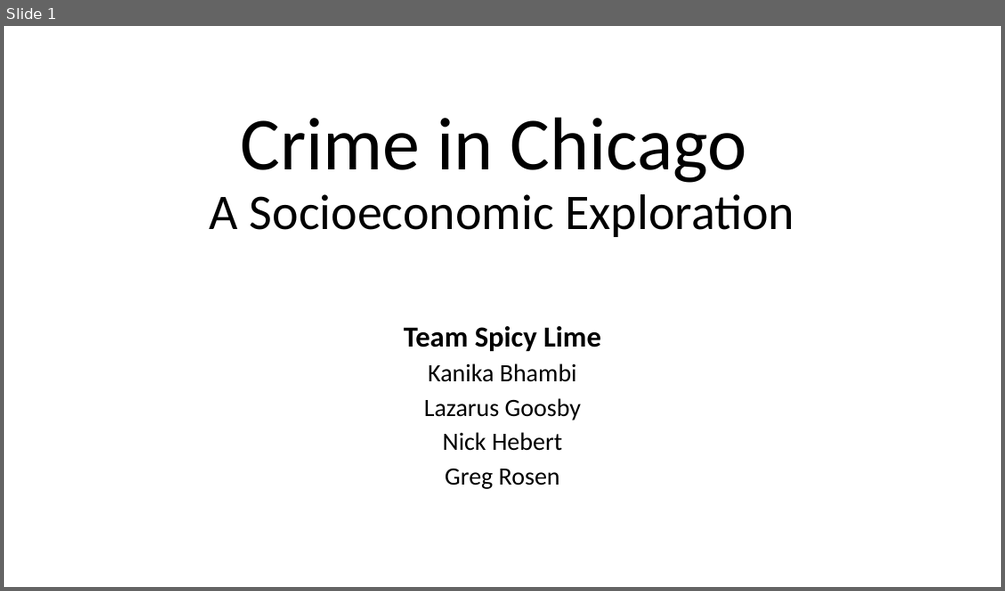
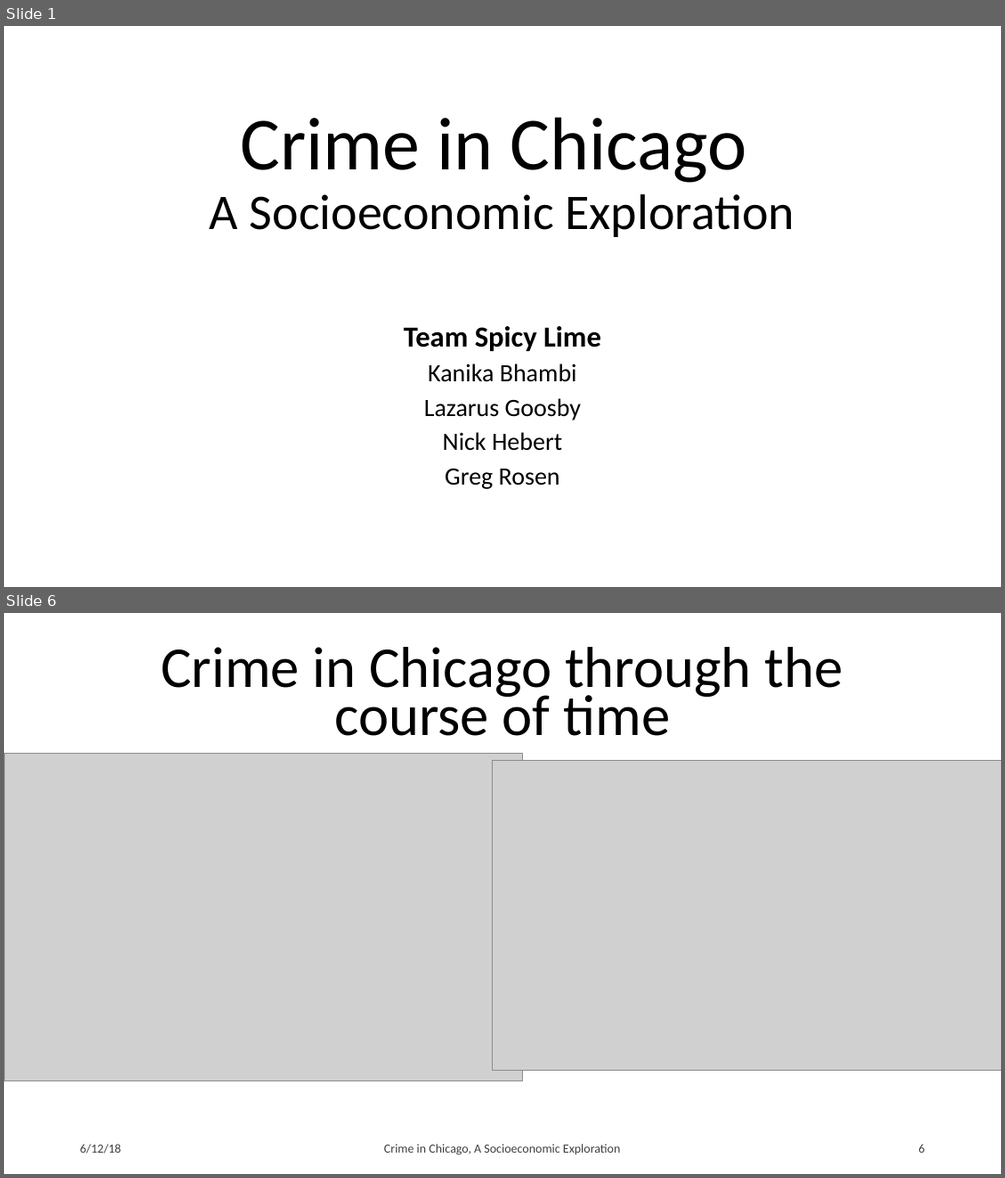
Before and after one commit to nhebert/Project, a slide deck: Crime in Chicago, A Socioeconomic Exploration.pptx. Shown one above the other, each under a label of ours: slide 1 before the commit, slides 1 and 6 after it; the slides between them are not shown. The pictures are 1005x591 and 1005x1178 pixels, drawn with LibreOffice and Linux fonts; fonts in the diff are those of the drawing; grey boxes stand for pictures; background and template pictures are left out. Boxes give left, top, right and bottom in pixels: in the first picture for what was removed or moved away, otherwise in the second. Text is boxed around its words. In the diff, an @@ line names an element or a change of style, - is before the commit and + after.

```diff
--- a/Crime in Chicago, A Socioeconomic Exploration.pptx
+++ b/Crime in Chicago, A Socioeconomic Exploration.pptx
@@ slide 6 added at box(4, 613, 1001, 1174), background picture (left out) @@
@@ text added at box(161, 647, 842, 736), 55.5 pt, text #000000 @@
+Crime in Chicago through the course of time
@@ picture added at box(4, 753, 523, 1080) @@
@@ picture added at box(493, 761, 1001, 1070) @@
@@ text added at box(80, 1143, 121, 1153), 12 pt, text #404040 @@
+6/12/18
@@ text added at box(384, 1143, 620, 1155), 12 pt, text #404040 @@
+Crime in Chicago, A Socioeconomic Exploration
@@ page number added at box(918, 1143, 924, 1152), 12 pt, text #404040 @@
+6
```
Also in this commit, not shown: 4 slides changed, 6 other slides added, 8 other files.
